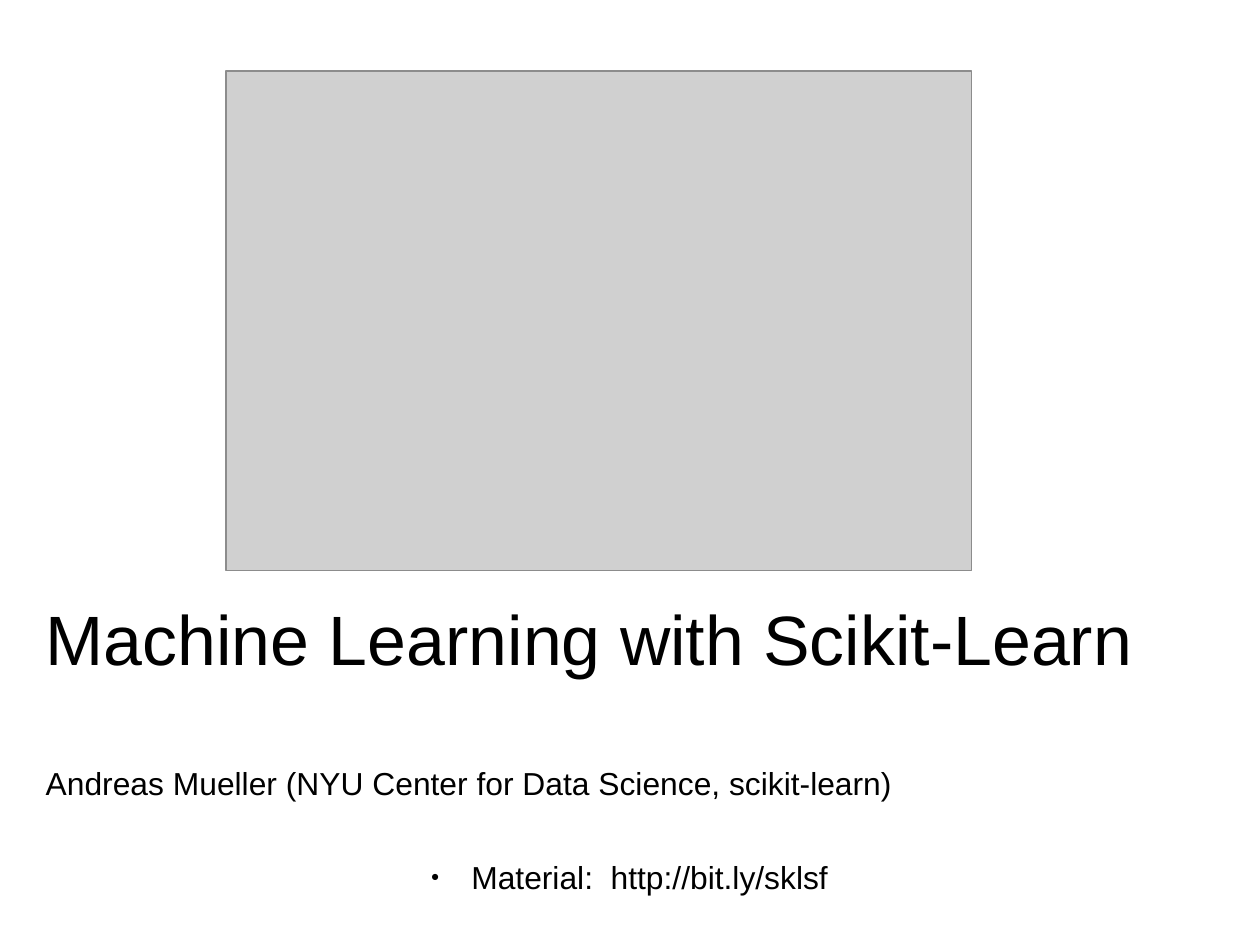
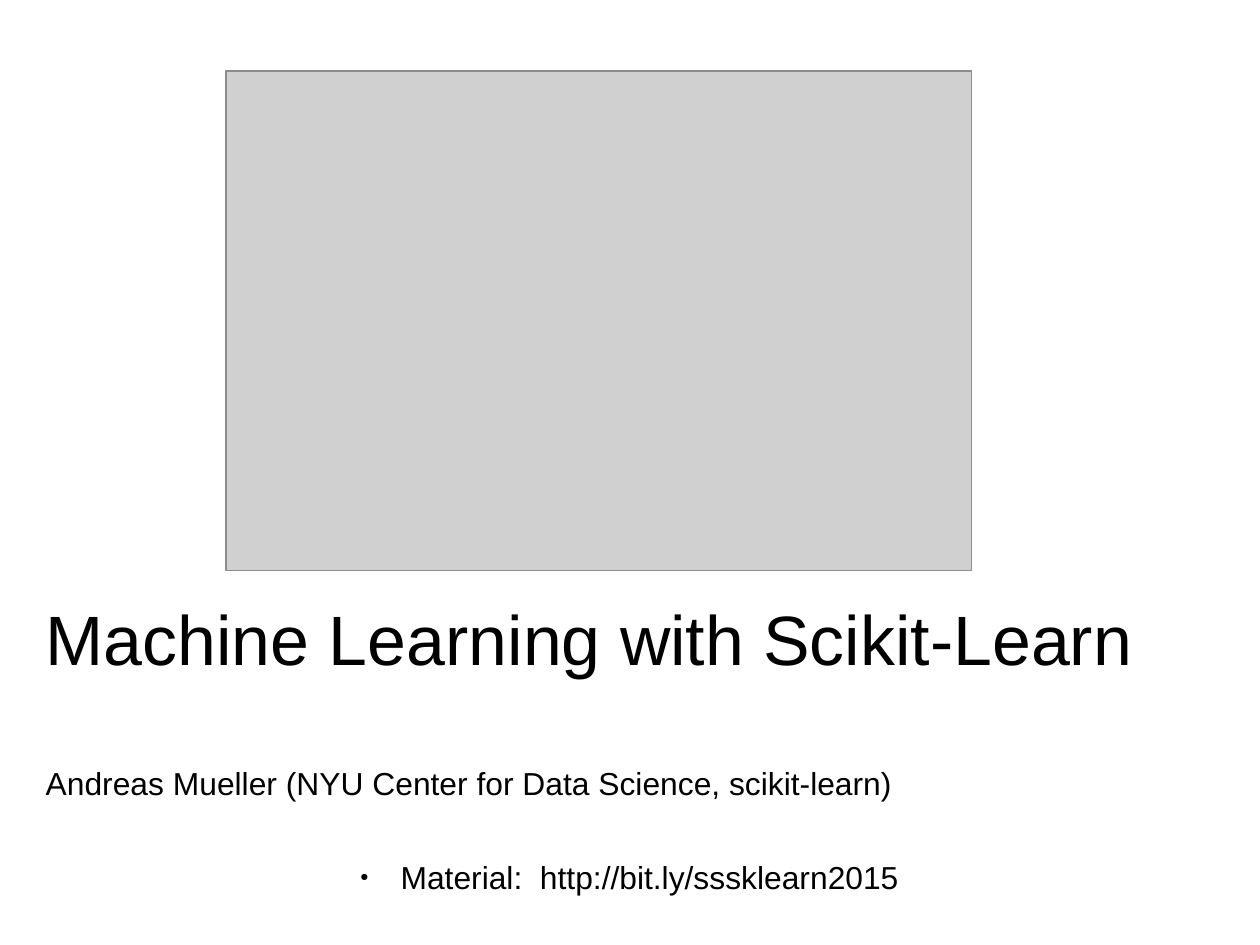
Before and after one commit to amueller/strata-nyc-2016, a slide deck: slide 1 of machine-learning-with-scikit-learn-strata-singapore-2015.odp. Drawn at 1260x945 pixels with LibreOffice and Linux fonts; fonts in the diff are those of the drawing; grey boxes stand for pictures. Boxes give left, top, right and bottom in pixels: in the first picture for what was removed or moved away, otherwise in the second. Text is boxed around its words. In the diff, an @@ line names an element or a change of style, - is before the commit and + after.

```diff
--- a/machine-learning-with-scikit-learn-strata-singapore-2015.odp
+++ b/machine-learning-with-scikit-learn-strata-singapore-2015.odp
@@ text at <box>401,866,898,894</box>: text changed @@
-● Material: http://bit.ly/sklsf
+● Material: http://bit.ly/sssklearn2015
```
Also in this commit, not shown: 2 other slides changed, 1 other file.
